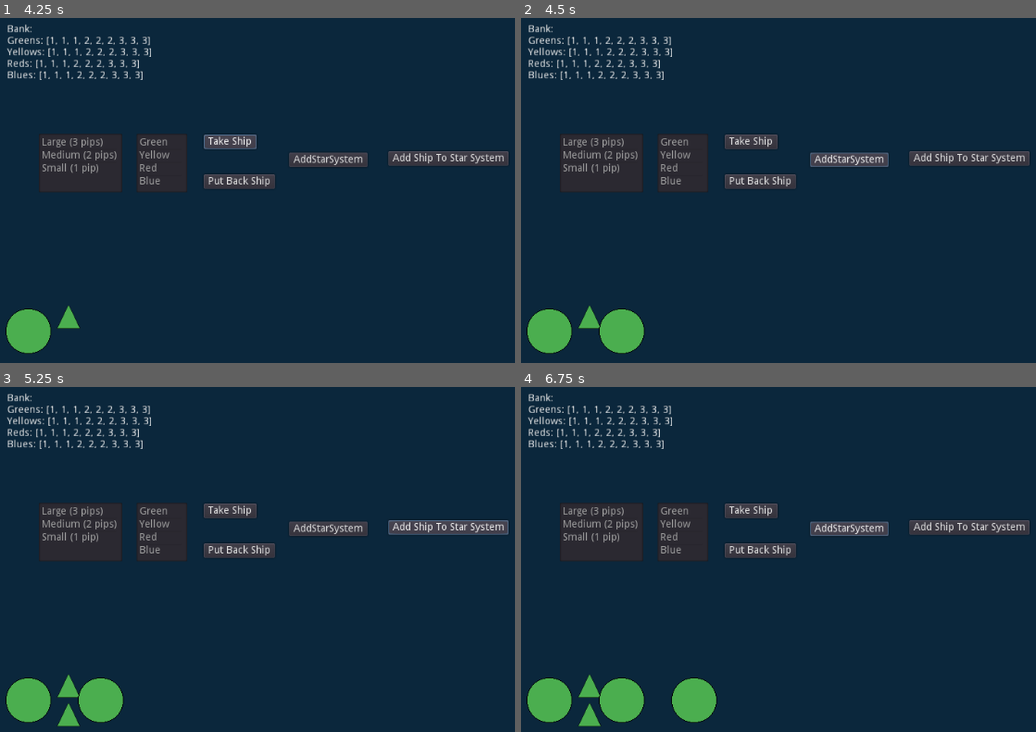
Above: before the commit, frames 1-4 (two rows, left to right).
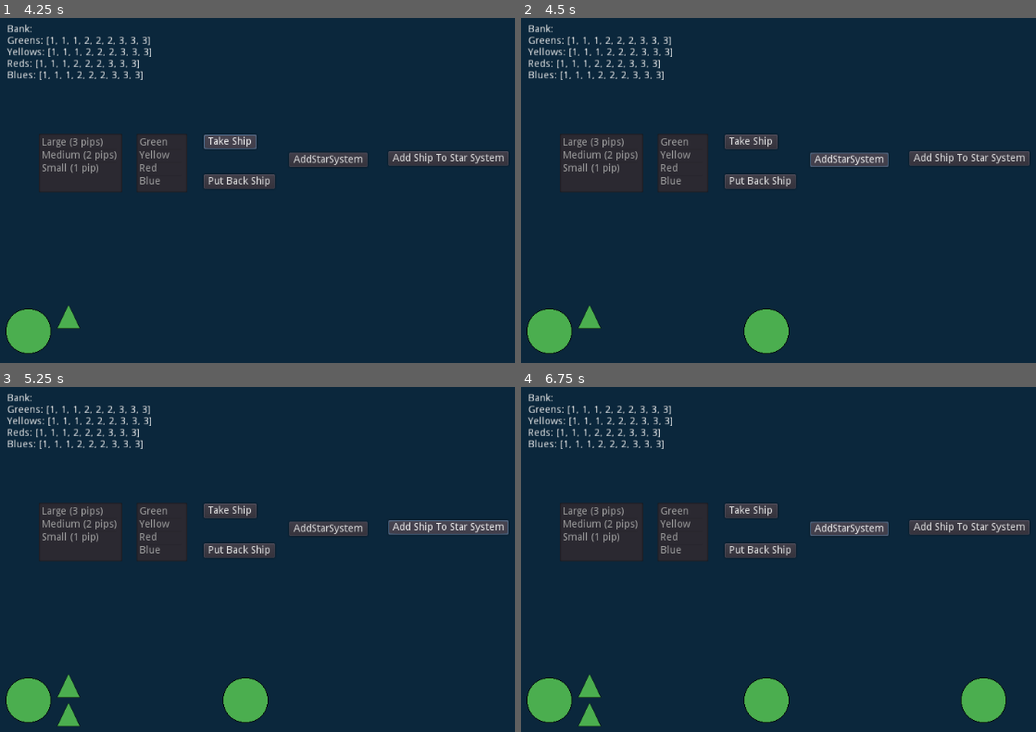
Above: after the commit, the same moments.

Repository: hamzasclone2/homeworlds
Game: Godot game, scene res://Scenes/MainMenu.tscn
Two runs of this game, one before a commit and one after it. Both use one fixed random seed, a clock stepped at 60 frames per second and the inputs below.
Inputs:
- Up to frame 1 (4.25 s): click "Play" at 0.5 s; click "AddStarSystem" at 1.25 s; click "Add Ship To Star System" at 2 s; click "Take Ship" at 2.75 s; click "Take Ship" at 3.5 s
- Up to frame 2 (4.5 s): click "AddStarSystem" at 4.25 s
- Up to frame 3 (5.25 s): click "Add Ship To Star System" at 5 s
- Up to frame 4 (6.75 s): click "Take Ship" at 5.75 s; click "AddStarSystem" at 6.5 s

Frame 1 is identical in both runs. In frame 2, 1.8% of the frame differs, in the area x 15-53%, y 84-98%; in frame 3, 1.8%; in frame 4, 3.7%, in the area x 15-95%, y 84-98%.

Commit message:
added ability to select specific starsystem and add ships

Diff:
--- a/Scenes/Test.tscn
+++ b/Scenes/Test.tscn
@@ -2,8 +2,6 @@
 
 [ext_resource path="res://Scenes/Bank.tscn" type="PackedScene" id=1]
 [ext_resource path="res://Scripts/Test.gd" type="Script" id=2]
-
-
 
 [node name="Test" type="Node2D"]
 script = ExtResource( 2 )
--- a/Scripts/StarSystem.gd
+++ b/Scripts/StarSystem.gd
@@ -3,7 +3,7 @@
 var color
 var size
 var isHovering = false
-var isSelected = false
+var ID
 onready var GreenSprite = get_node("GreenSprite")
 onready var YellowSprite = get_node("YellowSprite")
 onready var RedSprite = get_node("RedSprite")
@@ -12,9 +12,10 @@
 var numSpaceShips = 0
 var spaceShipX = 55
 
-func setup(inputColor, inputSize):
+func setup(inputColor, inputSize, starSystemID):
 	color = inputColor
 	size = inputSize
+	ID = starSystemID
 	if(color == 'Green'):
 		GreenSprite.visible = true
 		YellowSprite.visible = false
@@ -39,8 +40,7 @@
 
 func _input(event):
 	if event.is_action_pressed("MouseClick") and isHovering:
-		isSelected = !isSelected
-		print(isSelected)
+		get_parent().selectedStarSystem = ID
 
 func addSpaceShip(inputColor, inputSize):
 	numSpaceShips += 1
--- a/Scripts/Test.gd
+++ b/Scripts/Test.gd
@@ -6,6 +6,8 @@
 var starSystemArray = []
 var starSystemYPos = 450
 var starSystemXPos = 50
+var starSystemID = 0
+var selectedStarSystem = 0
 
 var colorSelected
 
@@ -26,11 +28,11 @@
 
 	var starSystem = load("Scenes/StarSystem.tscn").instance()
 	add_child(starSystem)
-	starSystem.setup(colorSelected, sizeHelper())
-
+	starSystem.setup(colorSelected, sizeHelper(), starSystemID)
+	starSystemID += 1
 	starSystem.position = Vector2(starSystemXPos, starSystemYPos)
 	starSystemArray.append(starSystem)
-	starSystemXPos += 100
+	starSystemXPos += 300
 
 
 func sizeHelper():
@@ -72,4 +74,4 @@
 
 func _on_AddShipToStar_button_up():
 	takeHelper()
-	starSystemArray[0].addSpaceShip(colorSelected, sizeHelper())
+	starSystemArray[selectedStarSystem].addSpaceShip(colorSelected, sizeHelper())
